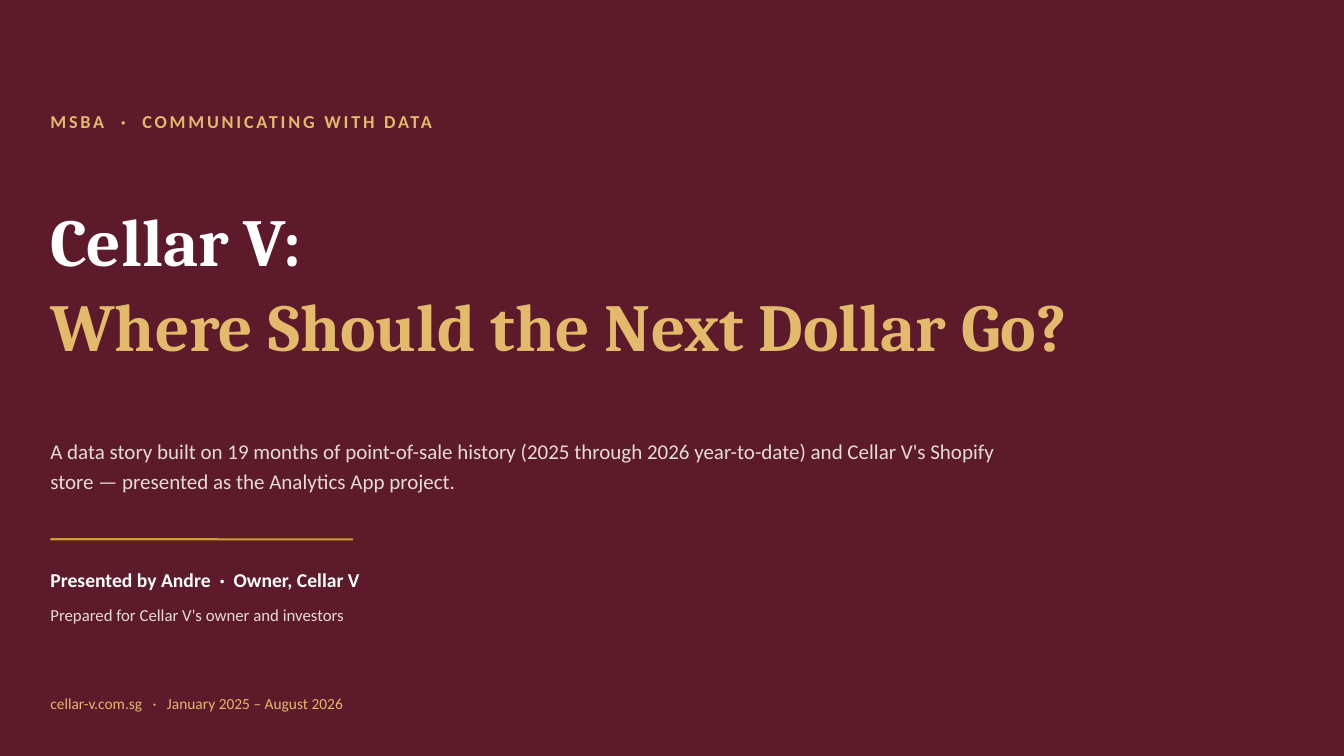
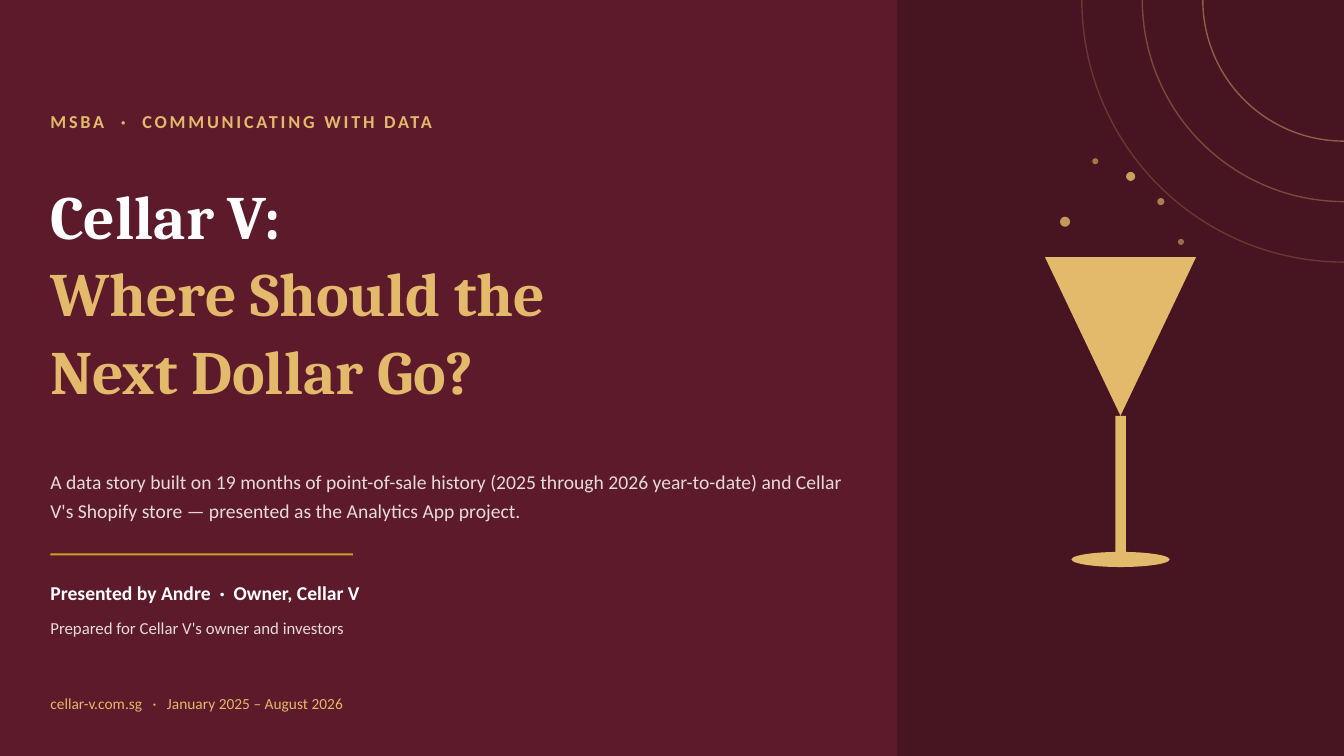
Before and after one commit to andrizomai/Cellar-V-Dashbaord-, a slide deck: slide 1 of presentation/Cellar_V_Data_Story.pptx. Drawn at 1344x756 pixels with LibreOffice and Linux fonts; fonts in the diff are those of the drawing. Boxes give left, top, right and bottom in pixels: in the first picture for what was removed or moved away, otherwise in the second. Text is boxed around its words. In the diff, an @@ line names an element or a change of style, - is before the commit and + after.

```diff
--- a/presentation/Cellar_V_Data_Story.pptx
+++ b/presentation/Cellar_V_Data_Story.pptx
@@ rectangle added at bbox=[897, 0, 1344, 756], fill #471421 @@
@@ ellipse added at bbox=[1082, 0, 1344, 262], outline #E3B96B 1 pt @@
@@ ellipse added at bbox=[1142, 0, 1344, 202], outline #E3B96B 1 pt @@
@@ ellipse added at bbox=[1203, 0, 1344, 141], outline #E3B96B 1 pt @@
@@ text "MSBA · COMMUNICATING WITH DATA": place and size @@
-text "MSBA · COMMUNICATING WITH DATA" at bbox=[67, 444, 105, 459]
+text "MSBA · COMMUNICATING WITH DATA" at bbox=[66, 475, 101, 489]
@@ ellipse added at bbox=[1093, 158, 1099, 164], fill #E3B96B at 60% opacity @@
@@ ellipse added at bbox=[1126, 172, 1135, 181], fill #E3B96B at 85% opacity @@
@@ text at bbox=[50, 196, 545, 395]: text changed; size 48 to 44 pt @@
-Cellar V:
-Where Should the Next Dollar Go?
+Cellar V:
+Where Should the
+Next Dollar Go?
@@ ellipse added at bbox=[1157, 199, 1165, 206], fill #E3B96B at 65% opacity @@
@@ ellipse added at bbox=[1061, 217, 1071, 227], fill #E3B96B at 80% opacity @@
@@ ellipse added at bbox=[1179, 239, 1185, 245], fill #E3B96B at 55% opacity @@
@@ triangle added at bbox=[1046, 257, 1197, 415], fill #E3B96B @@
@@ rectangle added at bbox=[1115, 415, 1125, 560], fill #E3B96B @@
@@ text "A data story built on ...": place and size @@
-text "A data story built on ..." at bbox=[50, 444, 994, 493]
+text "A data story built on ..." at bbox=[50, 475, 841, 522]
@@ text "A data story built on ..." at bbox=[50, 475, 841, 522]: size 15 to 14 pt @@
@@ line moved from (50, 539) - (353, 539) to (50, 555) - (353, 555) @@
@@ ellipse added at bbox=[1072, 552, 1170, 567], fill #E3B96B @@
@@ text "Presented by Andre · Owner, ...": place and size @@
-text "Presented by Andre · Owner, ..." at bbox=[50, 573, 360, 590]
+text "Presented by Andre · Owner, ..." at bbox=[50, 586, 360, 603]
@@ text "Prepared for Cellar V's owner ...": place and size @@
-text "Prepared for Cellar V's owner ..." at bbox=[50, 609, 344, 624]
+text "Prepared for Cellar V's owner ..." at bbox=[50, 622, 344, 637]
```
Also in this commit, not shown: 1 other slide changed, 1 other file.
